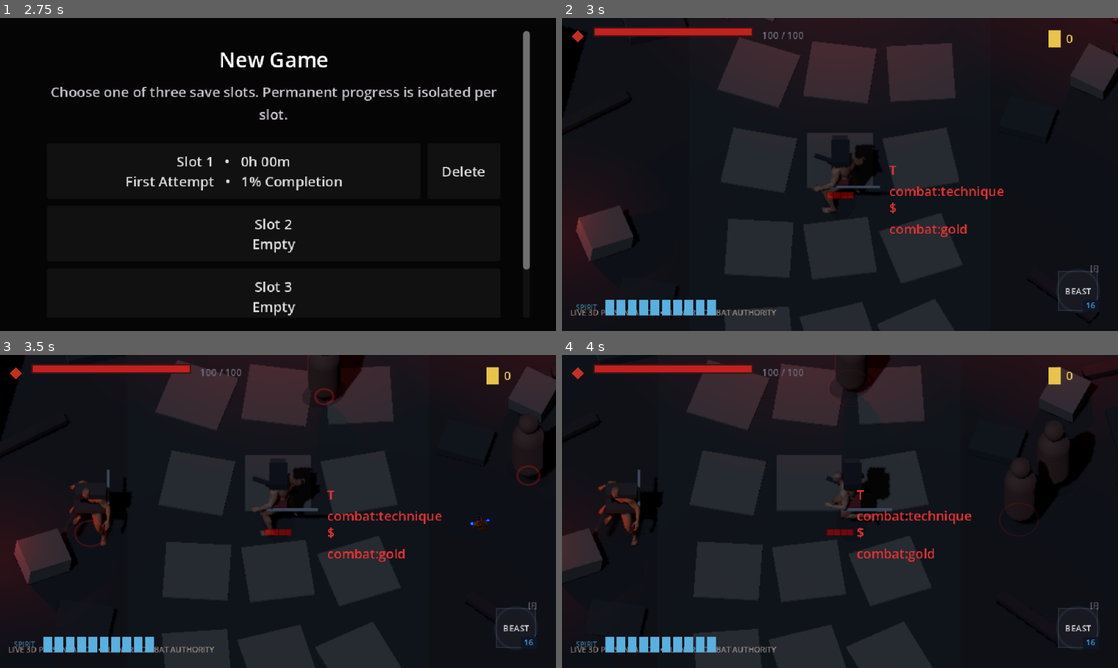
Above: before the commit, frames 1-4 (two rows, left to right).
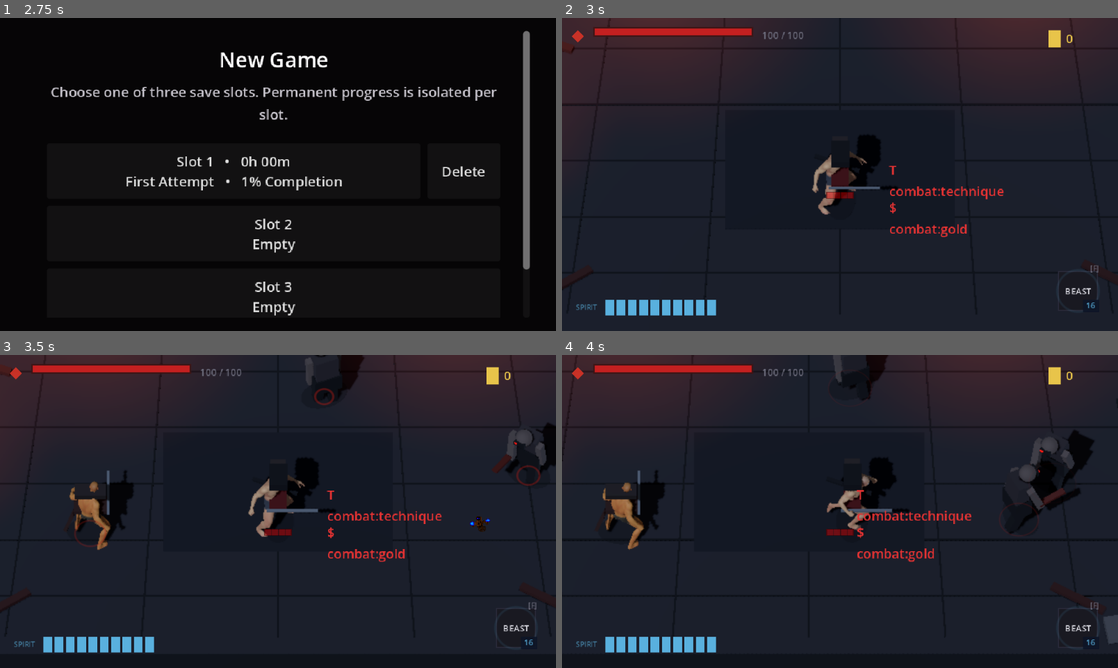
Above: after the commit, the same moments.

Repository: seancl8611/oathbound
Game: Godot game, scene res://TitleScreen/menu.tscn
The game is run twice, just before and just after one commit, with the same random seed, the same clock (stepped at 60 frames per second) and the same inputs. Sound files missing from this copy of the repository are replaced by a short silence.
Inputs (mouse positions are in pixels of both pictures, inside the frame that each line leads up to):
- Up to frame 1 (2.75 s): click "New Game" at 0.5 s; click "Slot 1 • 0h 00m First Attempt…" at 1.25 s; click "Cancel" at 2 s
- Up to frame 2 (3 s): click "Slot 2 Empty" at 2.75 s
- Up to frame 3 (3.5 s): no input
- Up to frame 4 (4 s): tap Enter (ui_accept) at 3.5, 3.77 s; move the mouse to (962, 495) at 3.52 s; press the mouse at (962, 495) at 3.53 s; hold D (right) from 3.53 s (still down)

Frame 1 is identical in both runs. In frame 2, 18% of the frame differs, in the area x 0-100%, y 0-98%; in frame 3, 16%; in frame 4, 15%.

Commit message:
Use second-pass Hushiro 3D presentation in live combat

Diff:
--- a/game/oathbound/Regions/Hushiro/Chambers/CombatChamber.tscn
+++ b/game/oathbound/Regions/Hushiro/Chambers/CombatChamber.tscn
@@ -8,7 +8,7 @@
 [ext_resource type="Script" path="res://Regions/Hushiro/Presentation/ThreeQuarterHushiroPrototype.gd" id="8_3qv"]
 [ext_resource type="Script" path="res://Utility/ThreeQuarterPresentationVisibility.gd" id="9_3qv"]
 [ext_resource type="Script" path="res://Utility/ThreeQuarterCombatPresentation.gd" id="10_3qv"]
-[ext_resource type="Script" path="res://Regions/Hushiro/Presentation3D/HushiroPlanar3DPresentationBridge.gd" id="11_3d"]
+[ext_resource type="Script" path="res://Regions/Hushiro/Presentation3D/HushiroPlanar3DPresentationBridgeV2.gd" id="11_3d"]
 [ext_resource type="Script" path="res://Regions/Hushiro/Presentation3D/Hushiro3DPlaytestDiagnostics.gd" id="12_3d_diag"]
 [ext_resource type="Script" path="res://Utility/DamageNumberManager.gd" id="20_xw04x"]
 
